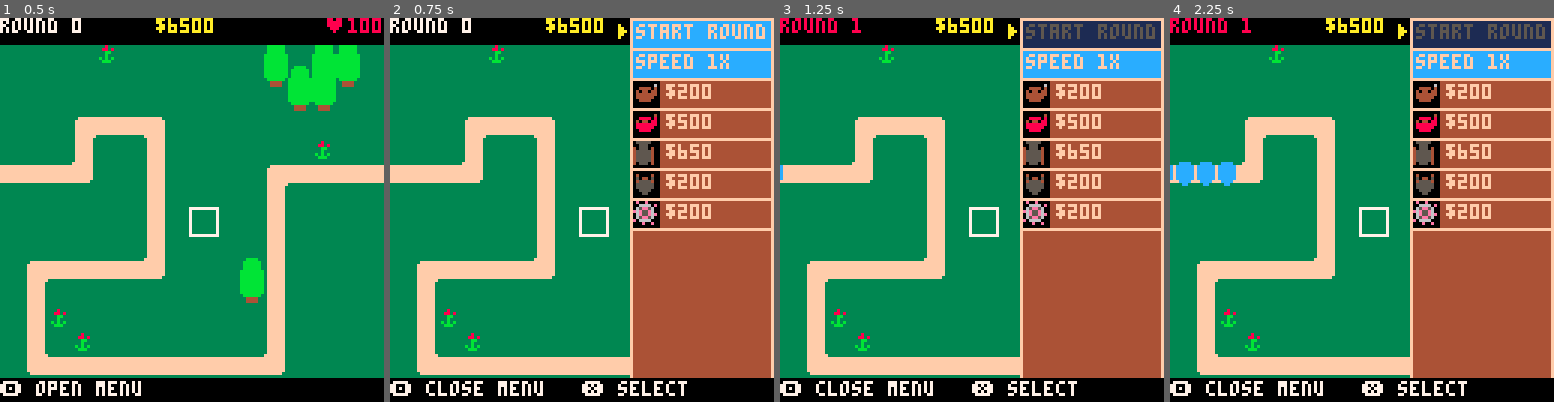
Above: before the commit, frames 1-4 (left to right).
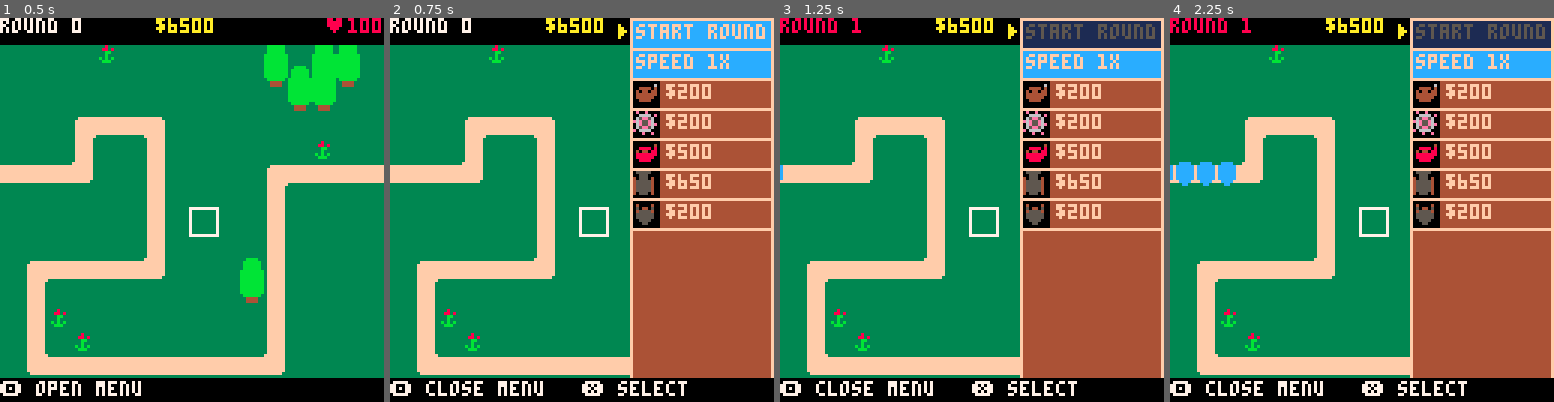
Above: after the commit, the same moments.

Repository: ingobeans/btd64
Game: PICO-8 cartridge btd64.p8
Same seed, same stepped clock (60 frames per second), same inputs: the game is played once before the commit and once after it.
Inputs:
- Up to frame 1 (0.5 s): tap X (X key) at 0.33 s
- Up to frame 2 (0.75 s): tap O (Z key) at 0.7 s
- Up to frame 3 (1.25 s): tap X (X key) at 1.07 s
- Up to frame 4 (2.25 s): hold Right 1.6-2.1 s; tap O (Z key) at 1.7, 2.1 s; tap X (X key) at 1.85 s; hold Up from 2.15 s (still down)

Frame 1 is identical in both runs. In frame 2, 1.1% of the frame differs, in the area x 63-81%, y 24-54%; in frame 3, 1.1%; in frame 4, 1.1%.

Commit message:
improved monkey definition

Diff:
--- a/btd64.p8
+++ b/btd64.p8
@@ -595,13 +595,10 @@
 --monkeys data
 
 monkey_types = {}
-current_i = 0
 
 function new_mk(t)
-	current_i += 1
 	base = {
 		p={0,0},	--pos
-		ti=current_i, --type index
 		cs={{}}, --color states
 		ccs=1,	--current color state
 		vl=0,	--value
@@ -623,6 +620,8 @@
 	}
 	b = merge(base,t)
 	b.vl = b.c
+	b.ti = #monkey_types+1
+	add(monkey_types, b)
 	return b
 end
 
@@ -689,6 +688,12 @@
 				this.ccs=max(3,this.ccs)
 			end}
 		}
+	})
+
+	tack_shtr = new_mk({
+		i=2,
+		r=1.4,
+		trac=0
 	})
 
 	ninja = new_mk({
@@ -833,12 +838,6 @@
 			pl=20,
 		}},
 	})
-	tack_shtr = new_mk({
-		i=2,
-		r=1.4,
-		trac=0
-	})
-	monkey_types = {dart,ninja,bomb_shtr,apprentice,tack_shtr}
 end
 -->8
 --monkeys
